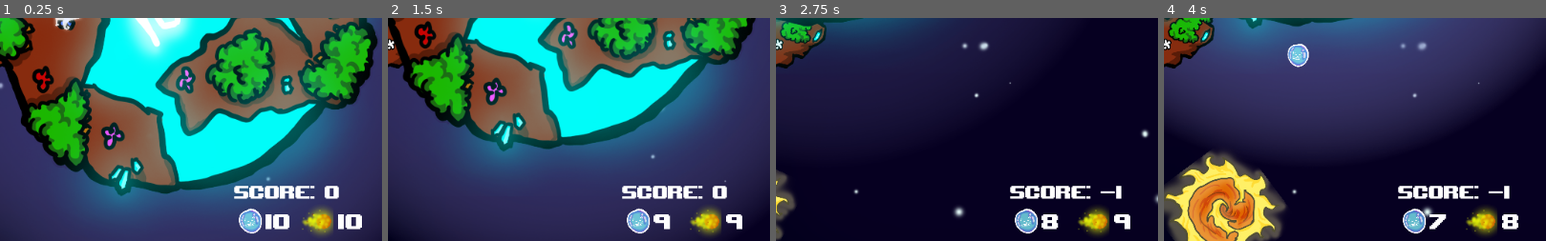
Above: before the commit, frames 1-4 (left to right).
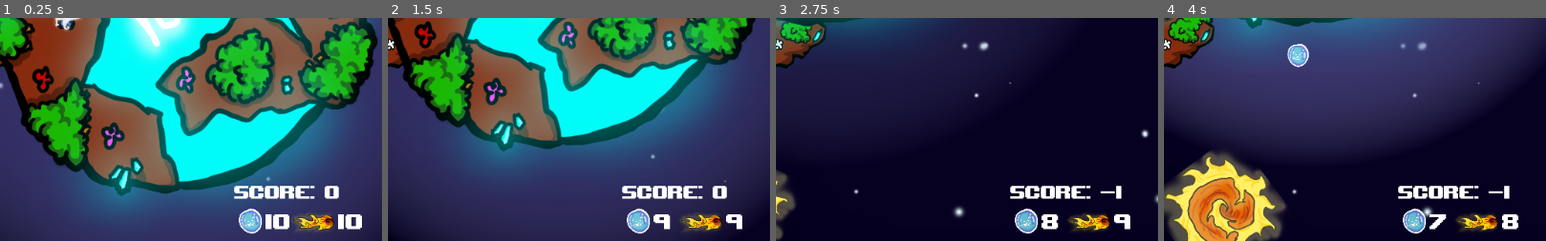
Above: after the commit, the same moments.

Repository: EddieBreeg/bubbles
Game: Godot game, scene res://src/main_scene.tscn
The game is run twice, just before and just after one commit, with the same random seed, the same clock (stepped at 60 frames per second) and the same inputs.
Inputs (mouse positions are % of the whole screen's width and height, from its top left):
- Up to frame 1 (0.25 s): no input
- Up to frame 2 (1.5 s): tap Enter at 0.5 s; move the mouse to (72, 45) at 0.52 s; hold Right (ui_right) 0.53-1.28 s; right-click (72, 45) at 0.6 s; tap Space at 1.25 s; move the mouse to (30, 55) at 1.27 s; hold Down (ui_down) from 1.28 s (still down); click (30, 55) at 1.35 s
- Up to frame 3 (2.75 s): move the mouse to (60, 28) at 2.02 s; release Down (ui_down) at 2.03 s; hold Right (ui_right) from 2.03 s (still down); right-click (60, 28) at 2.1 s
- Up to frame 4 (4 s): move the mouse to (45, 70) at 2.77 s; release Right (ui_right) at 2.78 s; hold Up (ui_up) 2.78-3.53 s; click (45, 70) at 2.85 s; move the mouse to (80, 65) at 3.52 s; hold Left (ui_left) from 3.53 s (still down); right-click (80, 65) at 3.6 s
The pictures show only the part of the screen within x 50-100%, y 50-100%; the shares and areas given below are measured in that part.

The runs differ from the first frame. In frame 1, 0.8% of the frame differs, in the area x 76-88%, y 85-98%; in frame 2, 0.9%; in frame 3, 0.9%, in the area x 76-88%, y 84-98%; in frame 4, 0.9%.

Commit message:
updated UI

Diff:
--- a/asteroid-proto/src/UI.tscn
+++ b/asteroid-proto/src/UI.tscn
@@ -1,6 +1,6 @@
 [gd_scene load_steps=7 format=2]
 
-[ext_resource path="res://assets/projectile1.png" type="Texture" id=1]
+[ext_resource path="res://assets/bouledeFeuu.png" type="Texture" id=1]
 [ext_resource path="res://assets/bulleVie.png" type="Texture" id=2]
 [ext_resource path="res://assets/upheavtt.ttf" type="DynamicFontData" id=3]
 
@@ -38,8 +38,8 @@
 }
 
 [node name="RocksIcon" type="Sprite" parent="."]
-position = Vector2( 871.591, 556.086 )
-scale = Vector2( 0.160498, 0.160498 )
+position = Vector2( 871.977, 559.756 )
+scale = Vector2( 0.235119, 0.235119 )
 texture = ExtResource( 1 )
 
 [node name="RocksLabel" type="Label" parent="."]
--- a/asteroid-proto/src/actors/Planet.gd
+++ b/asteroid-proto/src/actors/Planet.gd
@@ -1,5 +1,8 @@
 extends Actor
 class_name Planet
+
+var isAlive = false
+export var rotationSpeed = .1
 
 # Called when the node enters the scene tree for the first time.
 func _ready():
@@ -7,6 +10,9 @@
 
 func _on_Planet_die():
 	queue_free()
+func _process(delta):
+	if isAlive:
+		rotation += delta * rotationSpeed
 
 func _take_damage(n: int) -> void:
 	var player = get_parent().get_node('Player')
@@ -17,6 +23,8 @@
 		if not hp:
 			emit_signal('die')
 		elif(hp < max_hp):
+			isAlive = false
 			get_node("AnimatedSprite").play("default")
 		else:
+			isAlive = true
 			get_node("AnimatedSprite").play("life")
Not shown: 2 places in asteroid-proto/src/actors/Planet.tscn that only renumber resources
Not shown, changed: .gitignore
